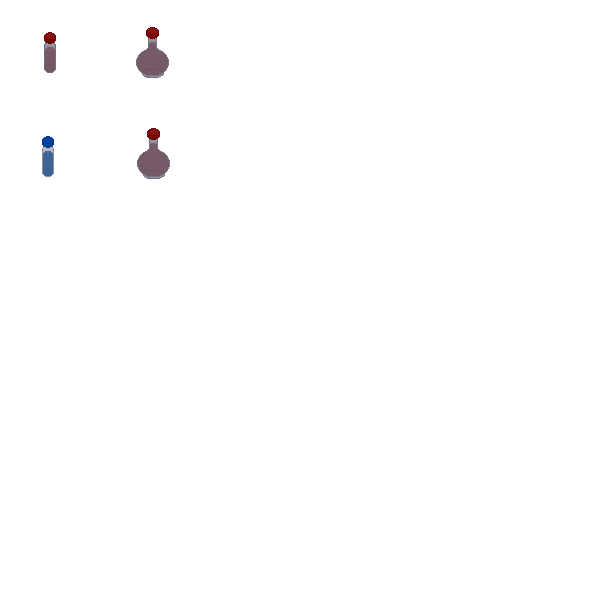
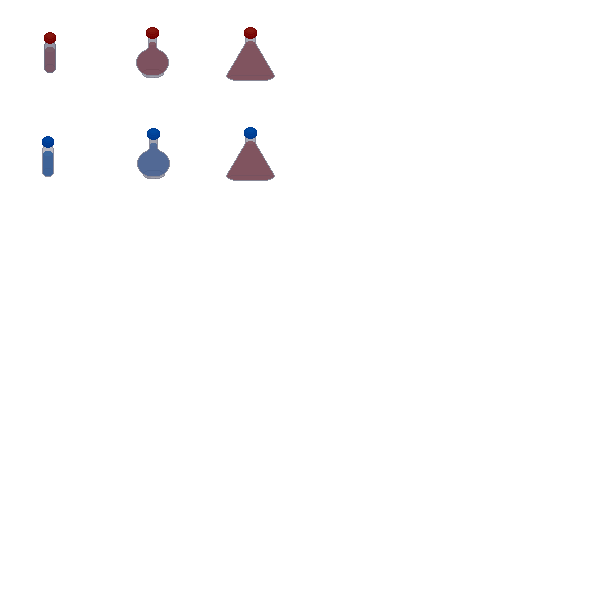
Comparing the layer stacks of the two 600 x 600 images. Changes:
painted on "glass" over [136, 37, 275, 181]
painted on "toppers" over [147, 27, 257, 140]
painted on "potion" over [137, 41, 274, 180]
